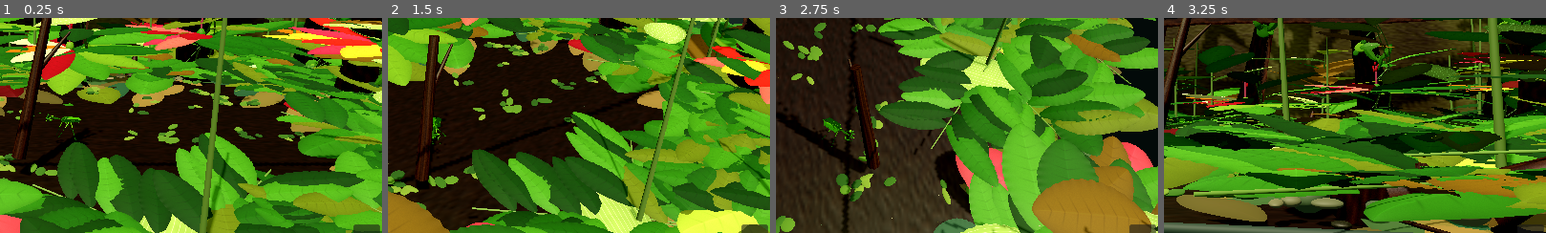
Above: before the commit, frames 1-4 (left to right).
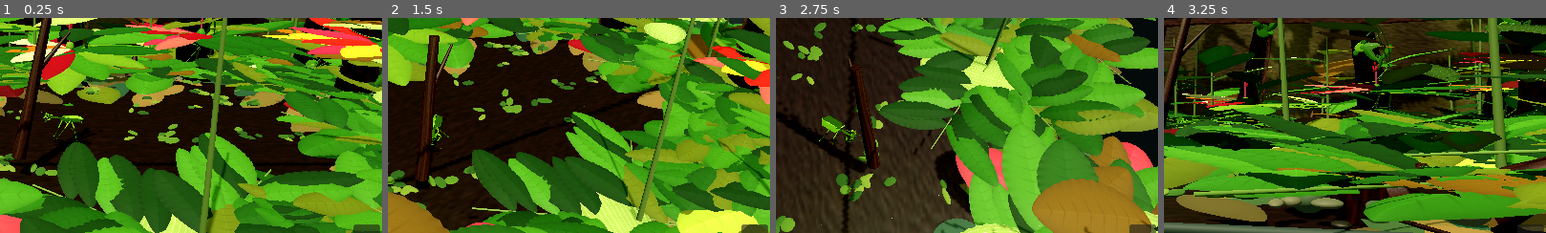
Above: after the commit, the same moments.

Repository: s5vrusg22-stack/LivingTerrarium
Game: Godot game, scene res://scenes/main.tscn
Same seed, same stepped clock (60 frames per second), same inputs: the game is played once before the commit and once after it.
Inputs (mouse positions are % of the whole screen's width and height, from its top left):
- Up to frame 1 (0.25 s): no input
- Up to frame 2 (1.5 s): tap Enter at 0.5 s; move the mouse to (72, 45) at 0.52 s; hold D 0.53-1.25 s; click (72, 45) at 0.67 s; drag from (30, 55) to (45, 70) at 1.27 s
- Up to frame 3 (2.75 s): move the mouse to (60, 28) at 2.02 s; hold D from 2.03 s (still down)
- Up to frame 4 (3.25 s): release D at 2.75 s; drag from (45, 70) to (20, 35) at 2.77 s
The pictures show only the part of the screen within x 41-91%, y 37-87%; the shares and areas given below are measured in that part.

The runs differ from the first frame. In frame 1, 0.3% of the frame differs, in the area x 8-24%, y 43-60%; in frame 2, 0.2%; in frame 3, 0.4%, in the area x 8-23%, y 45-60%; in frame 4, 0.1%.

Commit message:
Match mantis proportions and cuticle colors to reference photos

Diff:
--- a/scripts/main.gd
+++ b/scripts/main.gd
@@ -840,15 +840,15 @@
     animal = Node3D.new()
     animal.name = "Mantis_01"
     animal.position = Vector3(0, -0.38, 0)
-    animal.scale = Vector3.ONE * (0.32 * (0.80 + growth * 0.30))
+    animal.scale = Vector3.ONE * (0.36 * (0.80 + growth * 0.30))
     add_child(animal)
     # The reference is a saturated leaf green; reduce the cyan cast and keep
     # highlights within the cuticle instead of washing the model toward white.
     # Saturated yellow-green cuticle closer to the bright leaf-green reference.
-    var mint := Color(0.23, 0.49, 0.10)
-    var mint_light := Color(0.34, 0.62, 0.16)
-    var mint_shadow := Color(0.11, 0.25, 0.045)
-    var eye_color := Color(0.035, 0.095, 0.035)
+    var mint := Color(0.29, 0.56, 0.12)
+    var mint_light := Color(0.43, 0.68, 0.20)
+    var mint_shadow := Color(0.16, 0.31, 0.055)
+    var eye_color := Color(0.13, 0.27, 0.075)
 
     abdomen = Node3D.new()
     abdomen.name = "AbdomenPivot"
@@ -890,7 +890,7 @@
     animal.add_child(thorax_pivot)
     # A single sculpted pronotum replaces the stacked oval pieces. The swept
     # surface keeps a narrow neck end, broad shoulder, raised keel, and soft edges.
-    _add_mantis_shell(thorax_pivot, "PronotumSurface", -0.245, 0.16, 0.045, 0.027, 0.010, mint_light, "pronotum")
+    _add_mantis_shell(thorax_pivot, "PronotumSurface", -0.260, 0.18, 0.049, 0.031, 0.010, mint_light, "pronotum")
     # Cervical bridge and overlapping cuticle collars keep a separate articulation.
     _part(thorax_pivot, Vector3(0, 0.010, -0.205), Vector3(0.034, 0.027, 0.10), mint)
     neck_pivot = Node3D.new()
@@ -907,12 +907,13 @@
     head_pivot.name = "HeadPivot"
     head_pivot.position = Vector3(0, 0.036, -0.115)
     neck_pivot.add_child(head_pivot)
+    _part(head_pivot, Vector3(0, 0.014, 0.046), Vector3(0.128, 0.098, 0.054), mint)
     _add_mantis_head_plate(head_pivot, mint_light)
-    _part(head_pivot, Vector3(0, -0.045, -0.087), Vector3(0.084, 0.054, 0.036), mint)
+    _part(head_pivot, Vector3(0, -0.045, -0.044), Vector3(0.064, 0.038, 0.022), mint)
     _part(head_pivot, Vector3(0, -0.078, -0.097), Vector3(0.036, 0.019, 0.025), mint_shadow)
     # Soft cheek plates give the broad, triangular mantis face a defined lower edge.
     for cheek_side in [-1.0, 1.0]:
-        _part(head_pivot, Vector3(cheek_side * 0.076, -0.027, -0.074), Vector3(0.043, 0.047, 0.031), mint)
+        _part(head_pivot, Vector3(cheek_side * 0.080, -0.030, -0.054), Vector3(0.031, 0.036, 0.022), mint)
     for mandible_side in [-1.0, 1.0]:
         var mandible := Node3D.new()
         mandible.name = "Mandible_%d" % int(mandible_side)
@@ -933,7 +934,7 @@
     for side_index in range(2):
         var side: float = -1.0 if side_index == 0 else 1.0
         # A muted green socket surrounds the darker compound-eye facets.
-        _part(head_pivot, Vector3(side * 0.118, 0.02, -0.024), Vector3(0.078, 0.084, 0.078), mint_shadow)
+        _part(head_pivot, Vector3(side * 0.118, 0.02, -0.024), Vector3(0.078, 0.084, 0.078), mint)
         _part(head_pivot, Vector3(side * 0.118, 0.02, -0.024), Vector3(0.068, 0.074, 0.067), eye_color)
         # Staggered facets wrap around the eye instead of forming a square grid.
         for facet in range(72):
@@ -944,7 +945,7 @@
             var surface_factor: float = sqrt(maxf(0.04, 1.0 - pow(facet_y / 0.074, 2.0) - pow(facet_z / 0.067, 2.0)))
             var facet_x: float = 0.118 + 0.068 * surface_factor + 0.002
             var facet_shade: float = 0.91 + 0.08 * float((row + column) % 3) / 2.0
-            _part(head_pivot, Vector3(side * facet_x, 0.02 + facet_y, -0.024 + facet_z), Vector3(0.0042, 0.0044, 0.0044), Color(0.19, 0.40, 0.18) * facet_shade)
+            _part(head_pivot, Vector3(side * facet_x, 0.02 + facet_y, -0.024 + facet_z), Vector3(0.0042, 0.0044, 0.0044), Color(0.27, 0.48, 0.17) * facet_shade)
         # Small specular points sit on the outer eye surface.
         _part(head_pivot, Vector3(side * 0.176, 0.049, -0.075), Vector3(0.007, 0.010, 0.005), Color(0.67, 0.82, 0.53))
         var feeler := Node3D.new()
@@ -1115,9 +1116,9 @@
     var start_z: float = -0.02 if hindwing else -0.15
     var end_z: float = 0.58 if hindwing else 0.68
     var y: float = 0.238 if hindwing else 0.251
-    var max_width: float = 0.34 if hindwing else 0.205
+    var max_width: float = 0.34 if hindwing else 0.228
     var total_length: float = end_z - start_z
-    var wing_color: Color = Color(0.54, 0.68, 0.31, 0.58) if hindwing else Color(0.22, 0.47, 0.09, 1.0)
+    var wing_color: Color = Color(0.58, 0.72, 0.39, 0.52) if hindwing else Color(0.39, 0.64, 0.20, 1.0)
     var hinge := Vector3(side * (0.024 if hindwing else 0.008), y, start_z)
     var vertices := PackedVector3Array()
     var normals := PackedVector3Array()
@@ -1126,8 +1127,8 @@
     for i in range(segments):
         var t0: float = float(i) / float(segments)
         var t1: float = float(i + 1) / float(segments)
-        var arch0: float = 0.016 * sin(PI * t0)
-        var arch1: float = 0.016 * sin(PI * t1)
+        var arch0: float = 0.024 * sin(PI * t0)
+        var arch1: float = 0.024 * sin(PI * t1)
         var profile0 := _mantis_wing_profile(t0, hindwing)
         var profile1 := _mantis_wing_profile(t1, hindwing)
         var w0: float = 0.004 + profile0 * max_width
@@ -1230,13 +1231,13 @@
 
 func _mantis_wing_surface_point(u: float, t: float, width: float, edge: float, arch: float, length: float, side: float) -> Vector3:
     var x: float = width * u + edge * pow(u, 8.0)
-    var y: float = arch + 0.007 * sin(PI * u)
+    var y: float = arch + 0.014 * sin(PI * u) + 0.003 * sin(TAU * t) * sin(PI * u)
     return Vector3(side * x, y, length * t)
 
 func _mantis_wing_surface_normal(u: float, t: float, width: float, length: float, side: float) -> Vector3:
     var dx_du: float = width
-    var dy_du: float = 0.007 * PI * cos(PI * u)
-    var dy_dt: float = 0.012 * PI * cos(PI * t)
+    var dy_du: float = 0.014 * PI * cos(PI * u) + 0.003 * PI * cos(PI * u) * sin(TAU * t)
+    var dy_dt: float = 0.024 * PI * cos(PI * t) + 0.003 * TAU * cos(TAU * t) * sin(PI * u)
     return Vector3(-side * dy_du * length, maxf(0.001, dx_du) * length, -side * dx_du * dy_dt).normalized()
 
 func _mantis_wing_tint(base: Color, u: float, t: float) -> Color:
